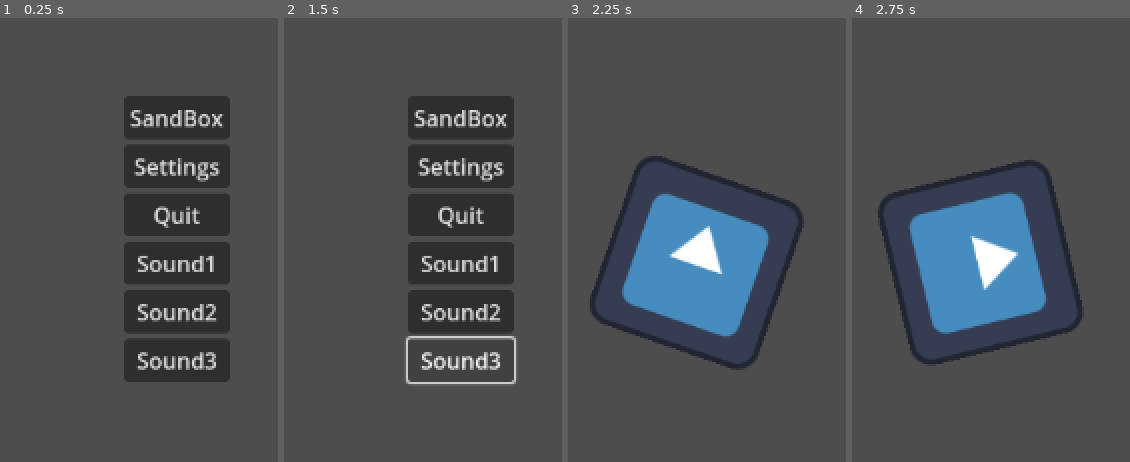
Above: before the commit, frames 1-4 (left to right).
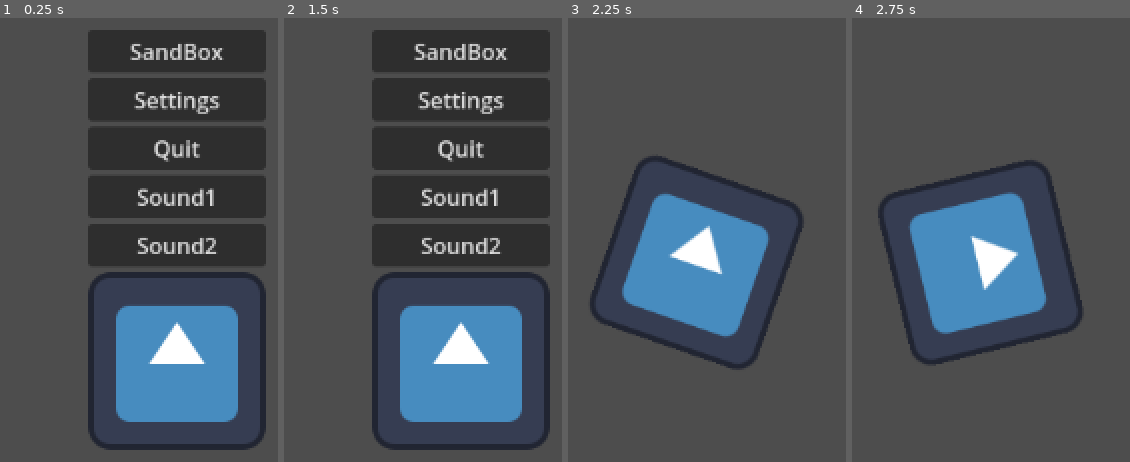
Above: after the commit, the same moments.

Repository: SytonK/settings-and-menus
Game: Godot game, scene res://src/UI/menus/main manu/main_menu.tscn
Two runs of this game, one before a commit and one after it. Both use one fixed random seed, a clock stepped at 60 frames per second and the inputs below. The engine's default icon, where the game draws it, is replaced by a stand-in: a white triangle on a blue panel in a dark square.
Inputs (mouse positions are in pixels of both pictures, inside the frame that each line leads up to):
- Up to frame 1 (0.25 s): no input
- Up to frame 2 (1.5 s): click (461, 359) at 0.5 s, where only the run before the commit has a clickable "Sound3"; click (461, 359) at 1.27 s
- Up to frame 3 (2.25 s): click "SandBox" at 2 s
- Up to frame 4 (2.75 s): no input

The runs differ from the first frame. In frame 1, 39% of the frame differs, in the area x 31-96%, y 2-98%; in frame 2, 39%; in frame 3, nothing differs; in frame 4, nothing differs.

Commit message:
add sound to texture buttons

Diff:
--- /dev/null
+++ b/src/UI/components/sound texture button/sound_texture_button.gd
@@ -0,0 +1,7 @@
+class_name SoundTextureButton extends TextureButton
+
+
+func _init() -> void:
+	mouse_entered.connect(GlobalUiSound.ui_sound_play.bind("UIHover"))
+	focus_entered.connect(GlobalUiSound.ui_sound_play.bind("UIHover"))
+	pressed.connect(GlobalUiSound.ui_sound_play.bind("UIClick"))
--- a/src/UI/menus/main manu/main_menu.tscn
+++ b/src/UI/menus/main manu/main_menu.tscn
@@ -1,8 +1,10 @@
-[gd_scene load_steps=4 format=3 uid="uid://v7vc7iejlrb0"]
+[gd_scene load_steps=6 format=3 uid="uid://v7vc7iejlrb0"]
 
 [ext_resource type="Script" path="res://src/UI/components/new scene button/change_scene_button.gd" id="1_1k7md"]
 [ext_resource type="Script" path="res://src/UI/components/quit button/quit_button.gd" id="2_3ou87"]
 [ext_resource type="Script" path="res://src/UI/components/sound button/sound_button.gd" id="3_1oav8"]
+[ext_resource type="Texture2D" uid="uid://sl1hp32h80f" path="res://icon.svg" id="4_5qvm1"]
+[ext_resource type="Script" path="res://src/UI/components/sound texture button/sound_texture_button.gd" id="5_xsx33"]
 
 [node name="MainMenu" type="Control"]
 layout_mode = 3
@@ -53,8 +55,7 @@
 text = "Sound2"
 script = ExtResource("3_1oav8")
 
-[node name="SoundButton3" type="Button" parent="VBoxContainer"]
+[node name="SoundTextureButton" type="TextureButton" parent="VBoxContainer"]
 layout_mode = 2
-text = "Sound3
-"
-script = ExtResource("3_1oav8")
+texture_normal = ExtResource("4_5qvm1")
+script = ExtResource("5_xsx33")
